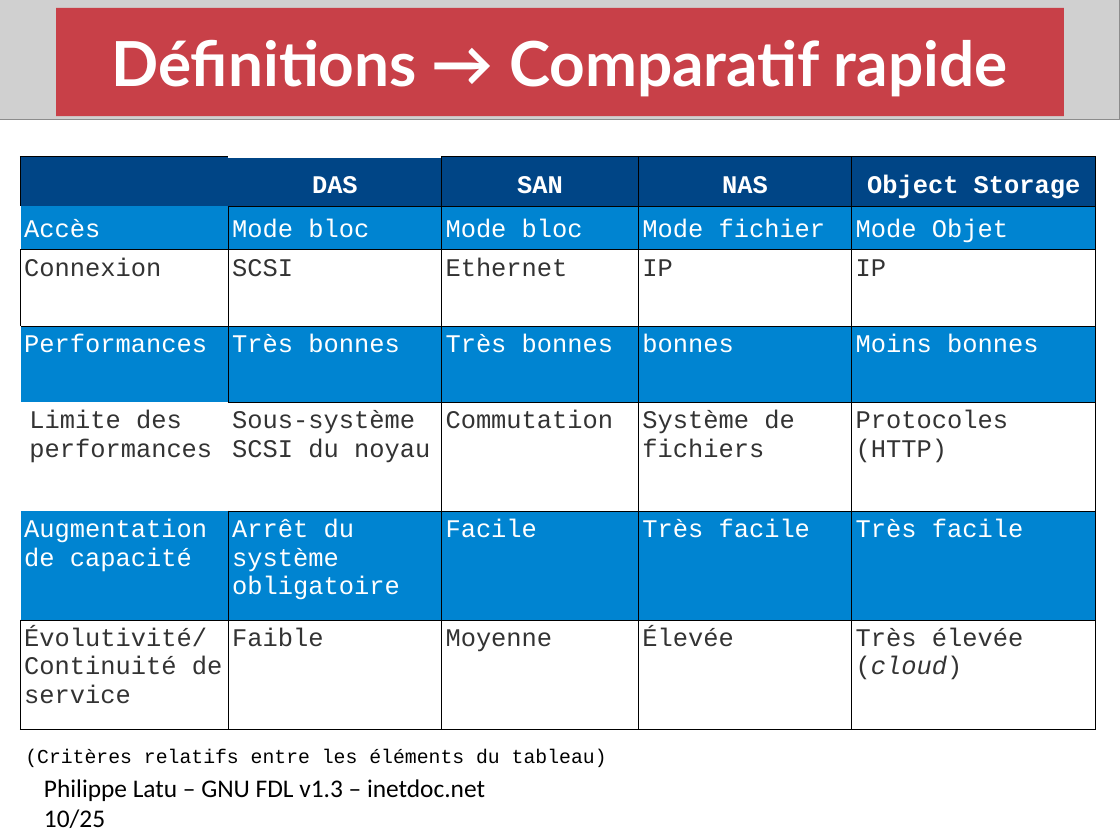
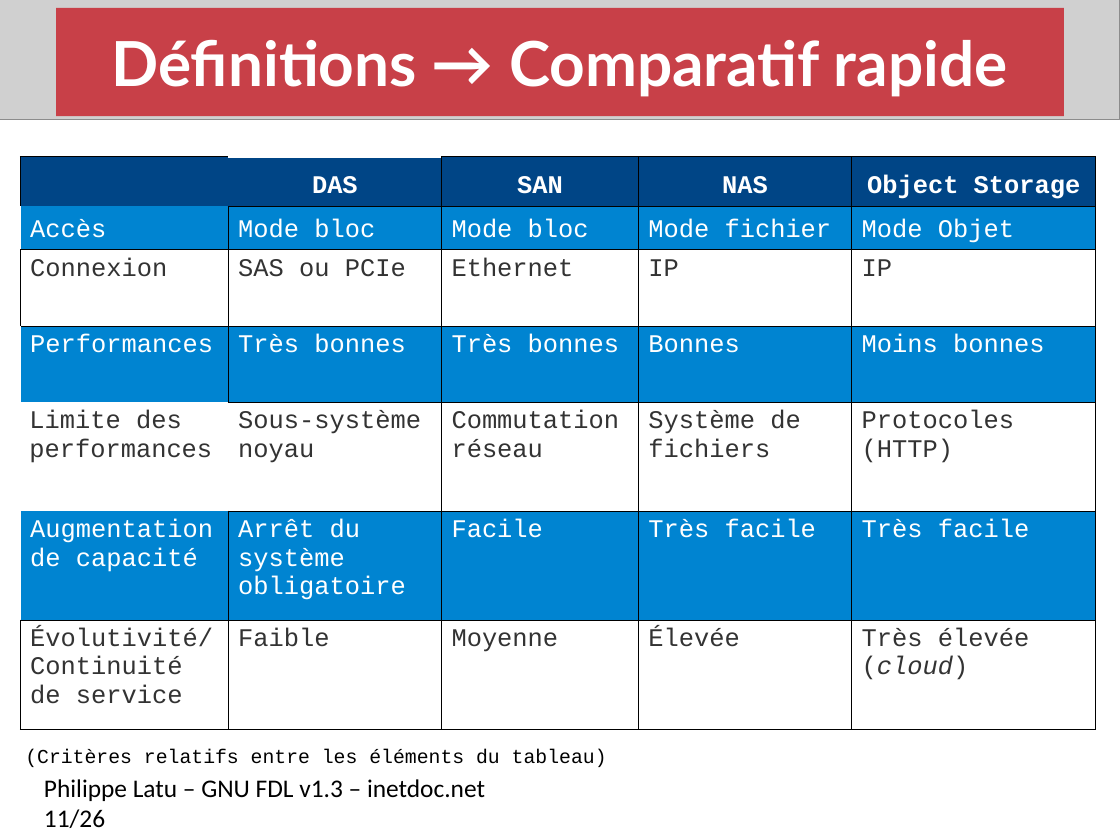
Before and after one commit to platu/inetdoc, a slide deck: slide 11 of presentations/net-storage/net-storage.odp (slide 10 before the commit). Drawn at 1120x840 pixels with LibreOffice and Linux fonts; fonts in the diff are those of the drawing; grey boxes stand for pictures. Boxes give left, top, right and bottom in pixels: in the first picture for what was removed or moved away, otherwise in the second. Text is boxed around its words. In the diff, an @@ line names an element or a change of style, - is before the commit and + after.

Commit message:
édition 2021 présentation stockage réseau

```diff
--- a/presentations/net-storage/net-storage.odp
+++ b/presentations/net-storage/net-storage.odp
@@ table at (20, 157, 1097, 729) @@
-row 3, column 2: SCSI
+row 3, column 2: SAS ou PCIe
-row 4, column 4: bonnes
+row 4, column 4: Bonnes
-row 5, column 2: Sous-système SCSI du noyau
+row 5, column 2: Sous-système noyau
-row 5, column 3: Commutation
+row 5, column 3: Commutation / réseau
@@ text at (44, 779, 485, 828): text changed @@
-Philippe Latu – GNU FDL v1.3 – inetdoc.net 10/25
+Philippe Latu – GNU FDL v1.3 – inetdoc.net 11/26
```
Also in this commit, not shown: 15 other slides changed, 1 slide added, 1 other file.
